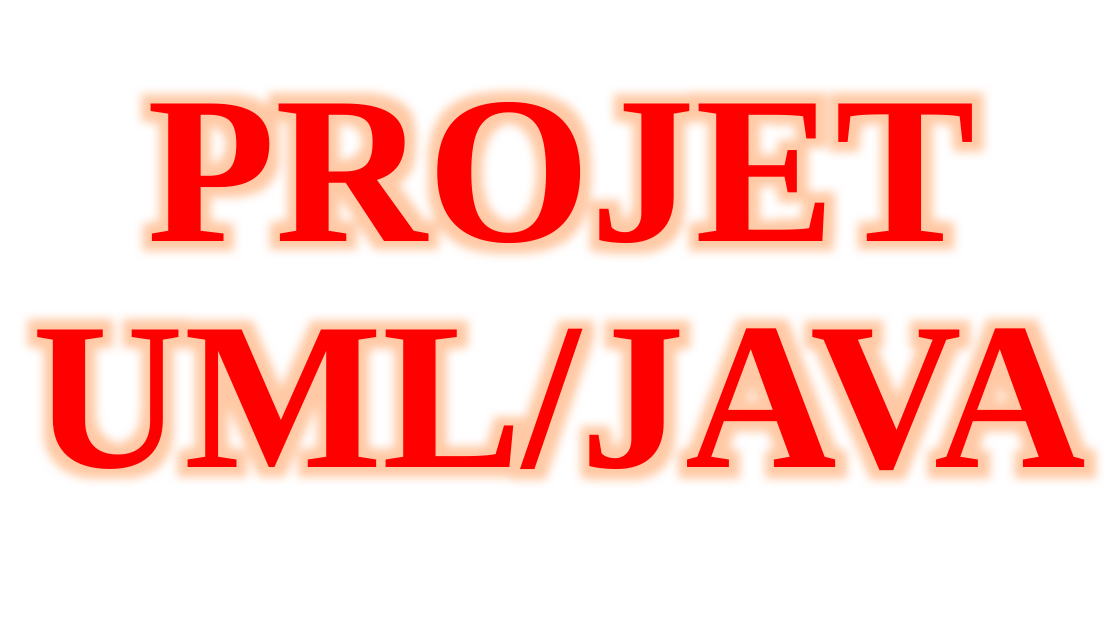
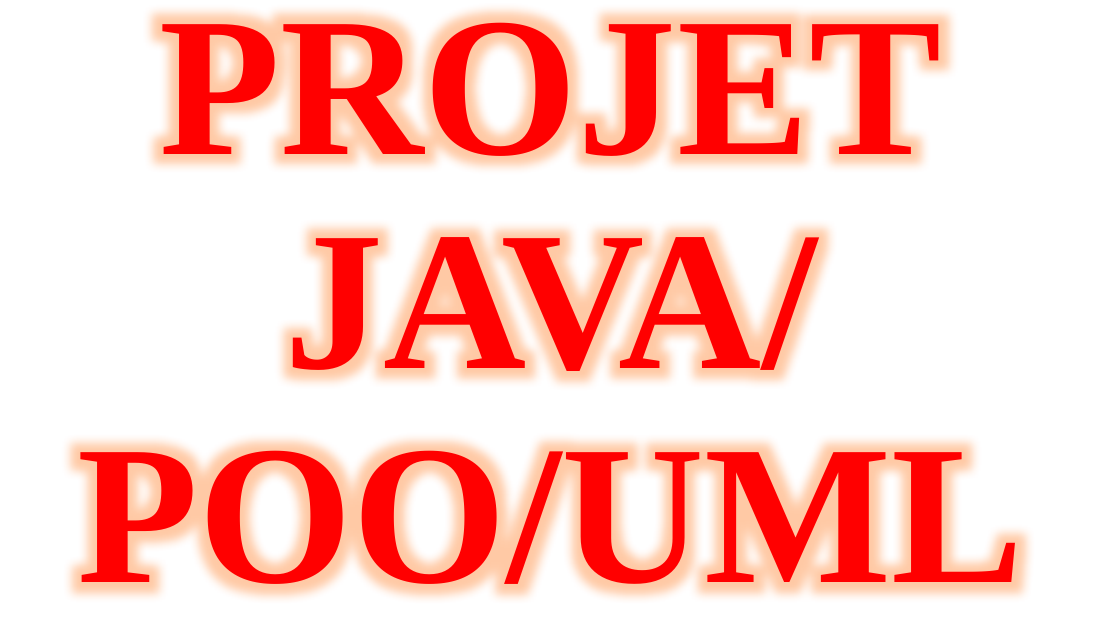
Before and after one commit to NGUESSIE-FABIOLA/BoulderDash, a slide deck: slide 1 of masterpom/PROJET UML.pptx. Drawn at 1120x630 pixels with LibreOffice and Linux fonts; fonts in the diff are those of the drawing. Boxes give left, top, right and bottom in pixels: in the first picture for what was removed or moved away, otherwise in the second. Text is boxed around its words. In the diff, an @@ line names an element or a change of style, - is before the commit and + after.

```diff
--- a/masterpom/PROJET UML.pptx
+++ b/masterpom/PROJET UML.pptx
@@ title at bbox=[77, 0, 1023, 619]: text changed; size 180 to 170 pt @@
-PROJET UML/JAVA
+PROJET
+JAVA/POO/UML
```
Also in this commit, not shown: 6 other slides changed, 2 slides added, 1 slide removed.
